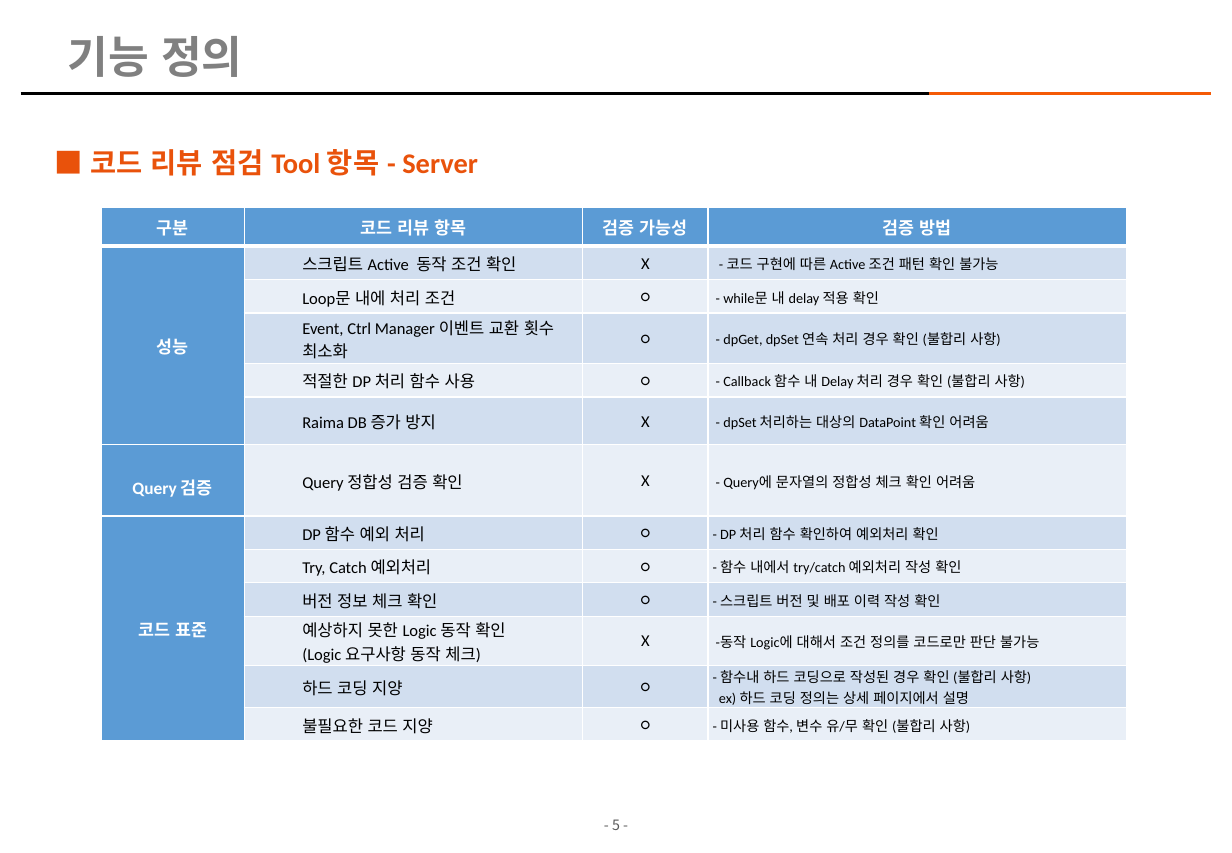
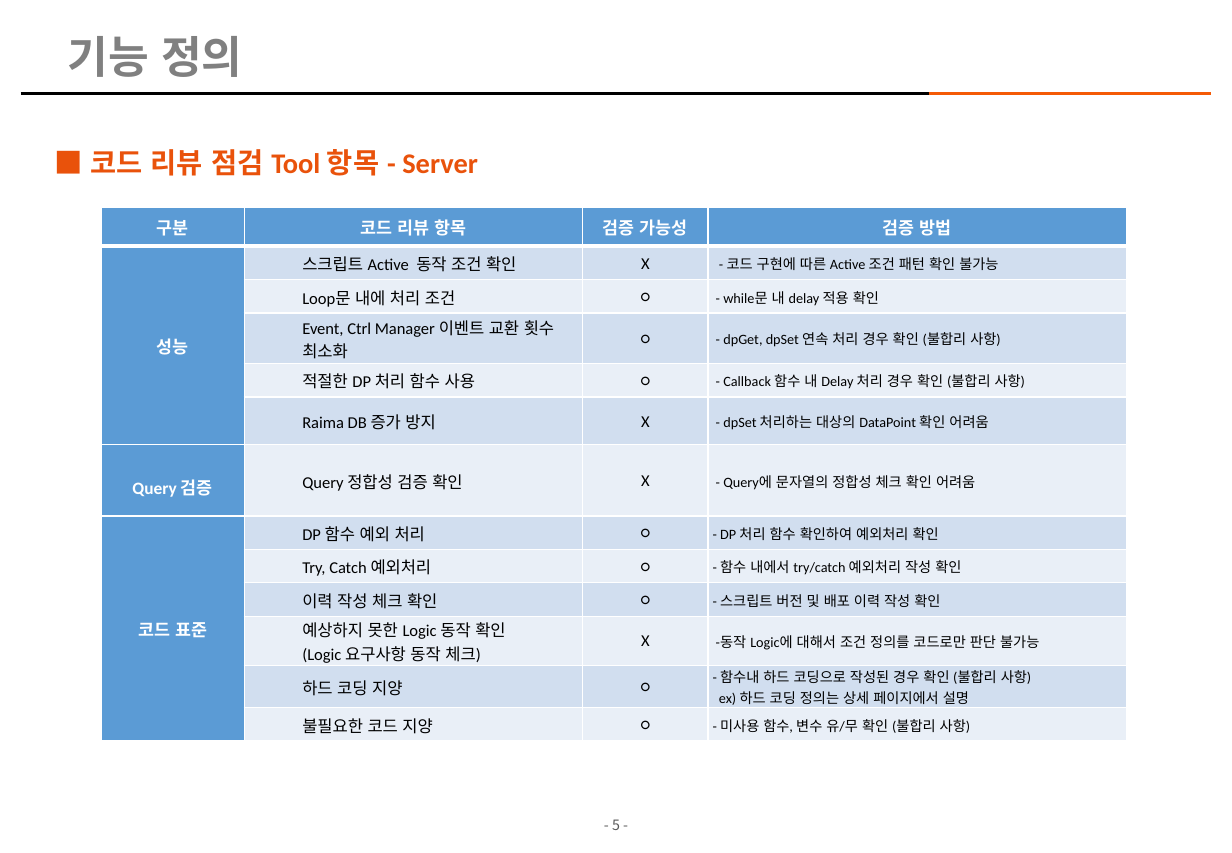
Before and after one commit to kimhopepa/PythonPjt, a slide deck: slide 5 of CodeReviewTool/doc/CodeReview_점검_Tool_개발계획서_rev05.pptx. Drawn at 1232x853 pixels with LibreOffice and Linux fonts; fonts in the diff are those of the drawing; background and template pictures are left out. Boxes give left, top, right and bottom in pixels: in the first picture for what was removed or moved away, otherwise in the second. Text is boxed around its words. In the diff, an @@ line names an element or a change of style, - is before the commit and + after.

```diff
--- a/CodeReviewTool/doc/CodeReview_점검_Tool_개발계획서_rev05.pptx
+++ b/CodeReviewTool/doc/CodeReview_점검_Tool_개발계획서_rev05.pptx
@@ table at [101, 207, 1127, 738] @@
-row 10, column 2: 버전 정보 체크 확인
+row 10, column 2: 이력 작성 체크 확인
```
Also in this commit, not shown: 1 other slide changed, 8 other files.
